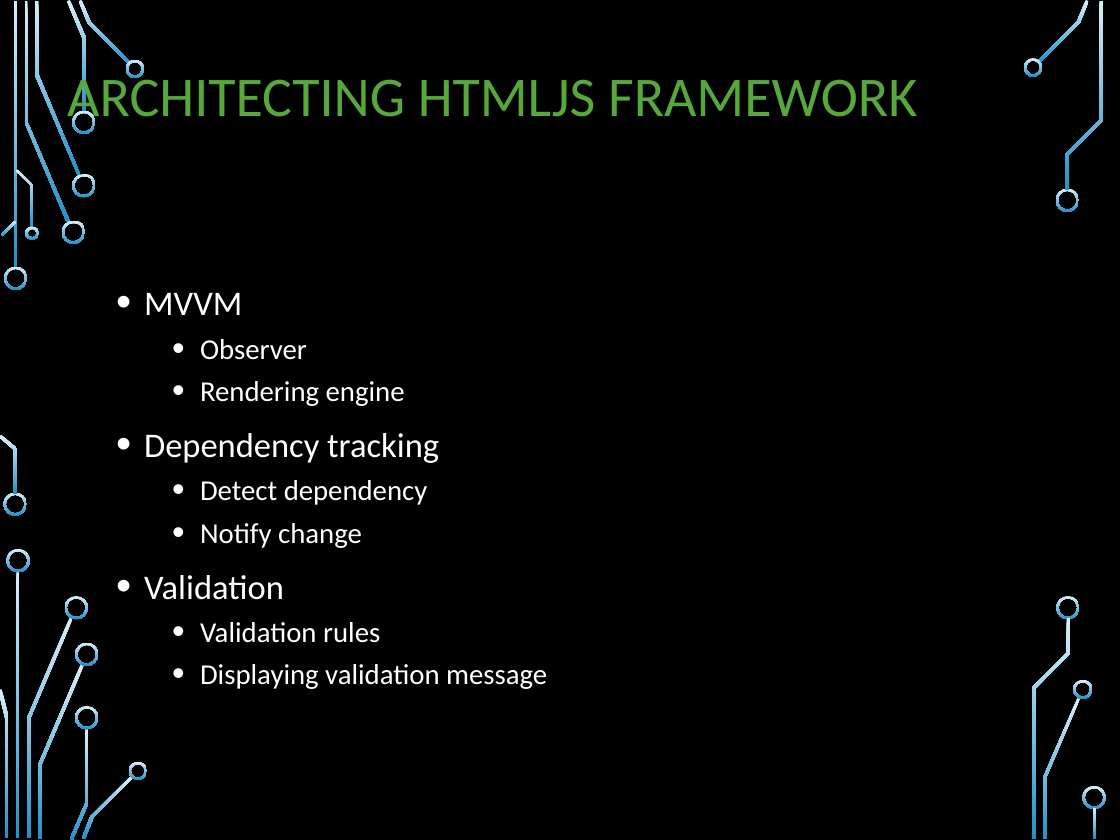
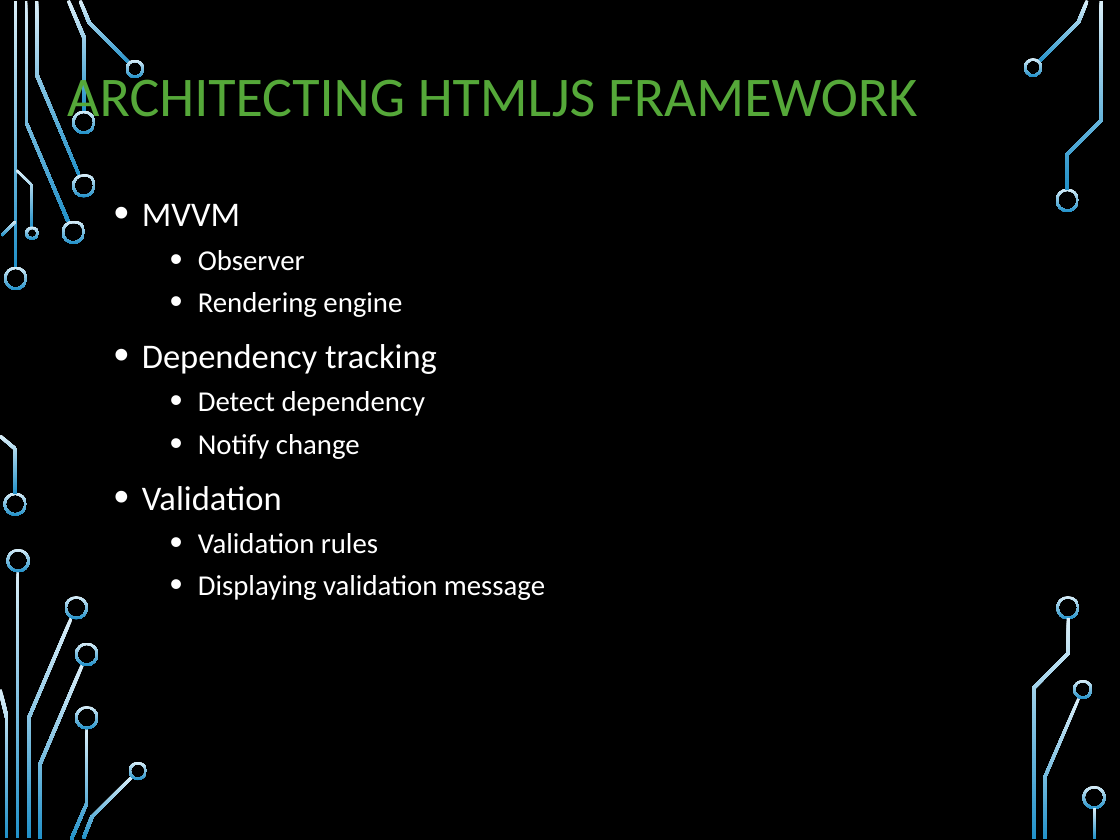
Before and after one commit to nhanfu/htmljs, a slide deck: slide 5 of api/guideline/How_does_it_work.pptx. Drawn at 1120x840 pixels with LibreOffice and Linux fonts; fonts in the diff are those of the drawing; background and template pictures are left out. Boxes give left, top, right and bottom in pixels: in the first picture for what was removed or moved away, otherwise in the second. Text is boxed around its words. In the diff, an @@ line names an element or a change of style, - is before the commit and + after.

```diff
--- a/api/guideline/How_does_it_work.pptx
+++ b/api/guideline/How_does_it_work.pptx
@@ text "MVVM": place and size @@
-text "MVVM" at (144, 293, 547, 689)
+text "MVVM" at (142, 204, 545, 600)
```
Also in this commit, not shown: 13 other files.
